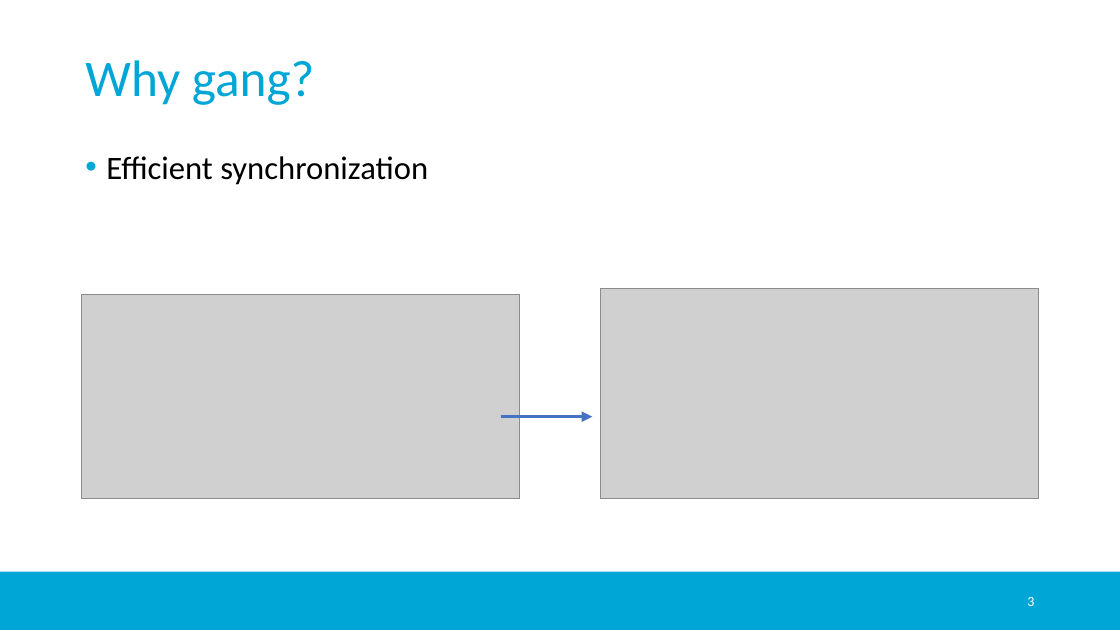
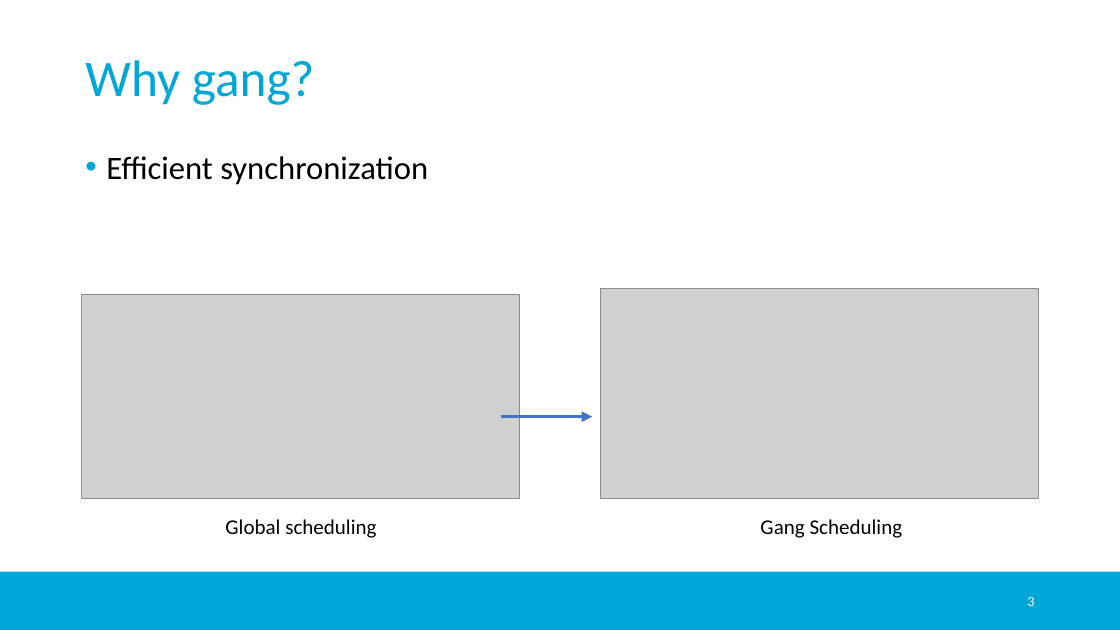
Before and after one commit to jmigual/APATeoria, a slide deck: slide 3 of Notes/TFM_presentations/2020_02_24_v2/2020_02_24_v2.pptx. Drawn at 1120x630 pixels with LibreOffice and Linux fonts; fonts in the diff are those of the drawing; grey boxes stand for pictures; background and template pictures are left out. Boxes give left, top, right and bottom in pixels: in the first picture for what was removed or moved away, otherwise in the second. Text is boxed around its words. In the diff, an @@ line names an element or a change of style, - is before the commit and + after.

```diff
--- a/Notes/TFM_presentations/2020_02_24_v2/2020_02_24_v2.pptx
+++ b/Notes/TFM_presentations/2020_02_24_v2/2020_02_24_v2.pptx
@@ text added at (x1=225, y1=519, x2=376, y2=538), 18 pt, text #000000 @@
+Global scheduling
@@ text added at (x1=760, y1=519, x2=903, y2=538), 18 pt, text #000000 @@
+Gang Scheduling
```
Also in this commit, not shown: 4 other slides changed, 1 slide added, 2 other files.
